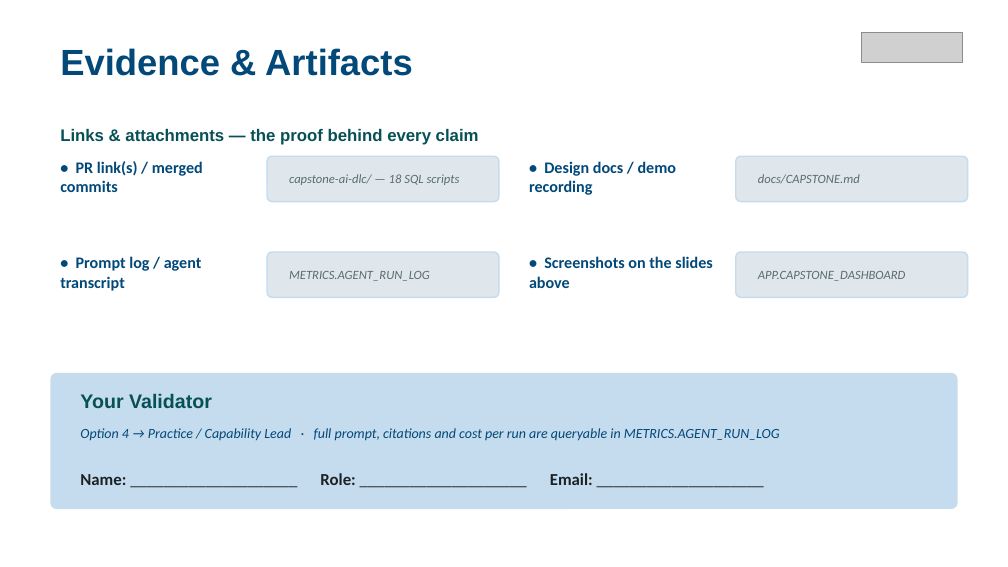
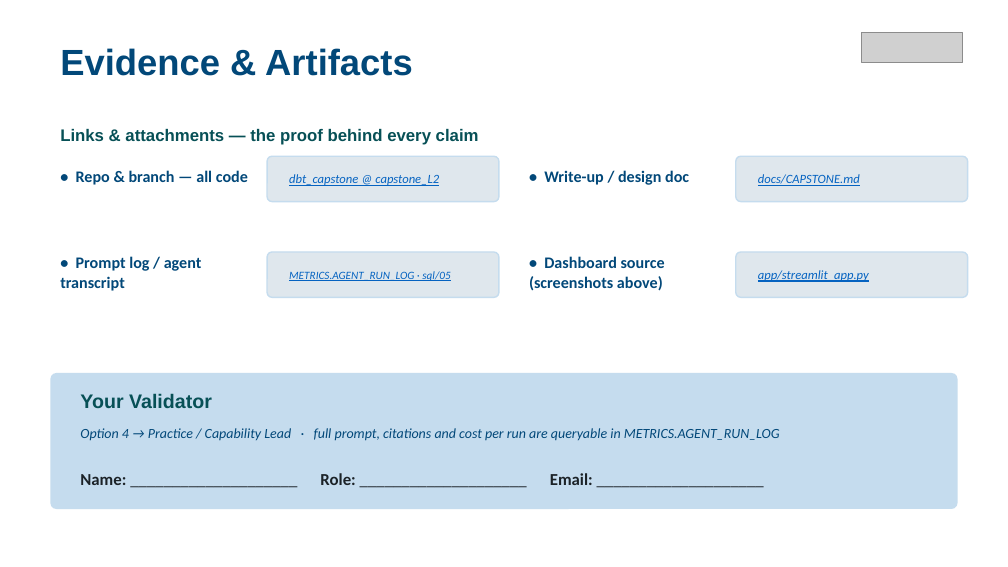
Before and after one commit to shamirna-dev/dbt_capstone, a slide deck: slide 8 of docs/AI_Capstone_L2_Shamirna_Antony.pptx (slide 9 before the commit). Drawn at 1008x567 pixels with LibreOffice and Linux fonts; fonts in the diff are those of the drawing; grey boxes stand for pictures. Boxes give left, top, right and bottom in pixels: in the first picture for what was removed or moved away, otherwise in the second. Text is boxed around its words. In the diff, an @@ line names an element or a change of style, - is before the commit and + after.

Commit message:
Link the evidence slide to the repo, and drop the generic how-to slide
Evidence & Artifacts now carries clickable links to the branch, the write-up,
the run-log definition and the dashboard source, so a reviewer can reach the
proof without being given Snowflake access. Display text is kept short because
the template's link boxes are ~2in wide; the URL is attached as a hyperlink.

Labels retitled to match what exists: this is a branch, not a PR, and the
'demo recording' slot holds the write-up.

```diff
--- a/docs/AI_Capstone_L2_Shamirna_Antony.pptx
+++ b/docs/AI_Capstone_L2_Shamirna_Antony.pptx
@@ text at (76,170,248,185): text changed @@
-• PR link(s) / merged commits
+• Repo & branch — all code
@@ text at (289,174,439,186): text changed; text colour #5A6B72 to #0563C1 @@
-capstone-ai-dlc/ — 18 SQL scripts
+dbt_capstone @ capstone_L2
@@ text at (544,170,689,185): text changed @@
-• Design docs / demo recording
+• Write-up / design doc
@@ text "docs/CAPSTONE.md" at (758,174,860,186): text colour #5A6B72 to #0563C1, underline on @@
@@ text at (529,256,665,291): text changed @@
-• Screenshots on the slides above
+• Dashboard source (screenshots above)
@@ text at (289,271,450,281): text changed; size 9 to 8 pt; text colour #5A6B72 to #0563C1 @@
-METRICS.AGENT_RUN_LOG
+METRICS.AGENT_RUN_LOG · sql/05
@@ text at (758,270,869,282): text changed; text colour #5A6B72 to #0563C1 @@
-APP.CAPSTONE_DASHBOARD
+app/streamlit_app.py
```
Also in this commit, not shown: 1 other slide changed, 1 slide removed, 1 other file.
